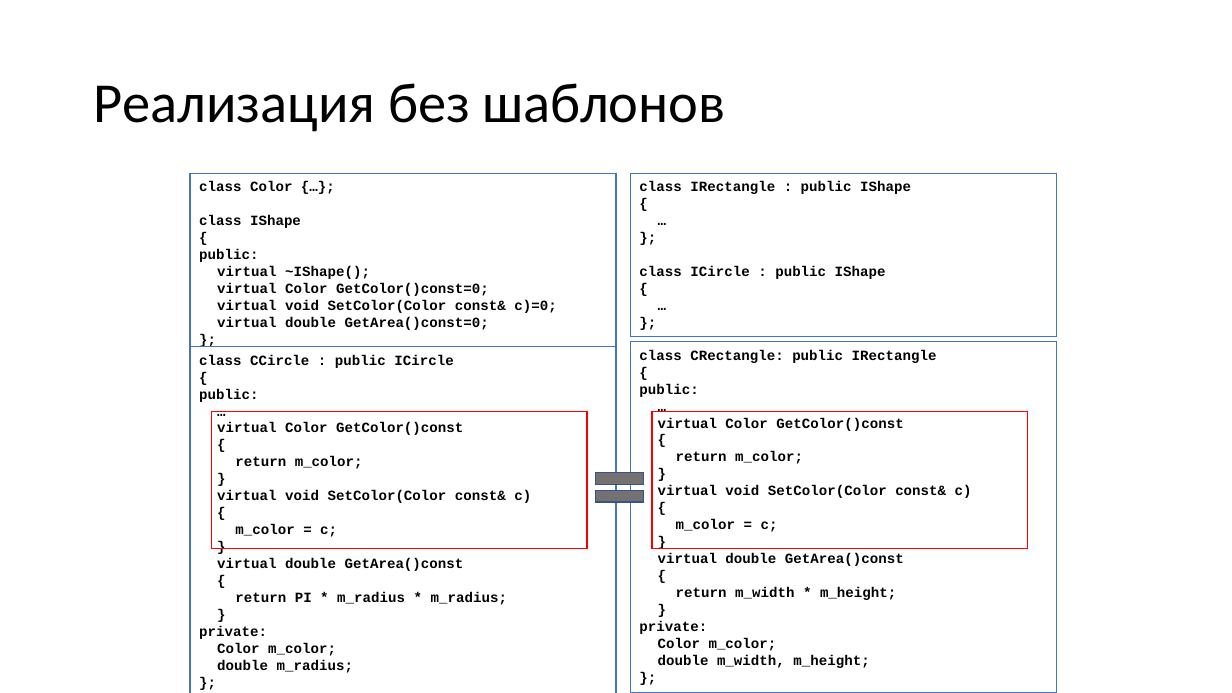
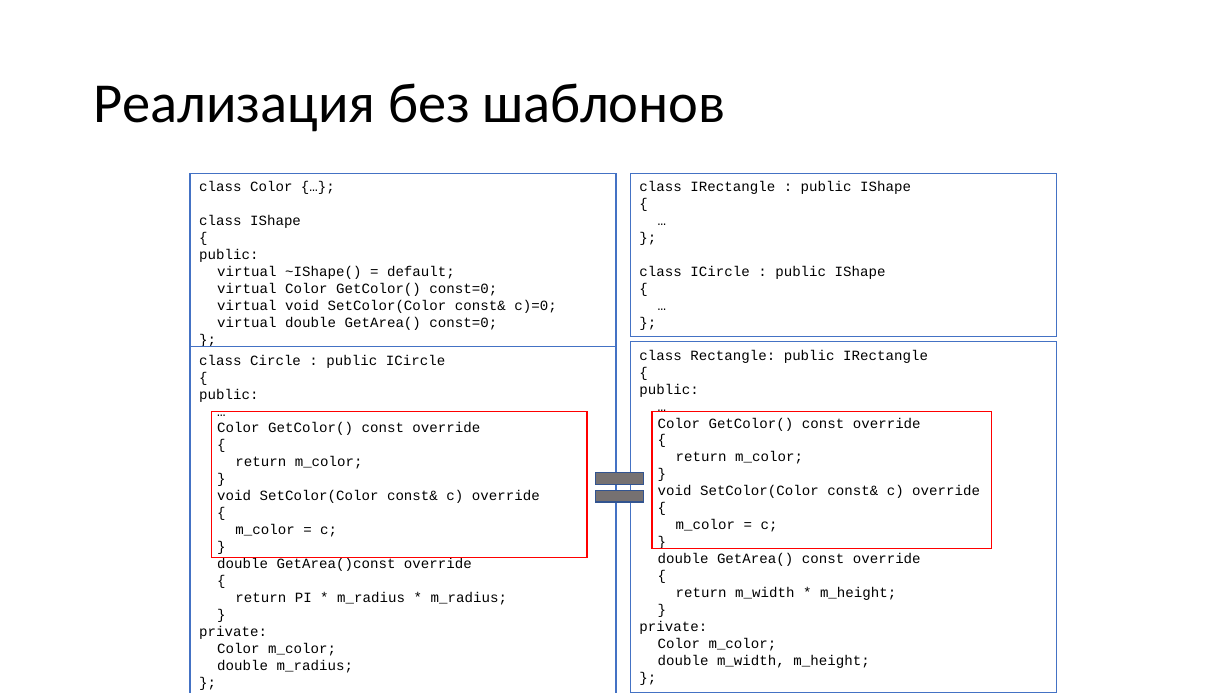
Before and after one commit to alexey-malov/oop, a slide deck: slide 58 of lectures/06/Обобщенное программирование, шаблоны.pptx (slide 57 before the commit). Drawn at 1232x693 pixels with LibreOffice and Linux fonts; fonts in the diff are those of the drawing. Boxes give left, top, right and bottom in pixels: in the first picture for what was removed or moved away, otherwise in the second. Text is boxed around its words. In the diff, an @@ line names an element or a change of style, - is before the commit and + after.

```diff
--- a/lectures/06/Обобщенное программирование, шаблоны.pptx
+++ b/lectures/06/Обобщенное программирование, шаблоны.pptx
@@ rectangle "class IRectangle : public IShape" at (630,173,1056,336): bold off @@
@@ text in rectangle at (199,181,556,313): bold off in "class Color {…};", "class IShape", "{", "public:" and 2 more places @@
@@ text in rectangle at (217,266,497,296): text changed; bold off @@
-virtual ~IShape();
-virtual Color GetColor()const=0;
+virtual ~IShape() = default;
+virtual Color GetColor() const=0;
@@ text in rectangle at (217,317,497,330): text changed; bold off @@
-virtual double GetArea()const=0;
+virtual double GetArea() const=0;
@@ text in rectangle at (199,354,445,368): text changed; bold off @@
-class CCircle : public ICircle
+class Circle : public ICircle
@@ text in rectangle at (639,349,928,363): text changed; bold off @@
-class CRectangle: public IRectangle
+class Rectangle: public IRectangle
@@ text in rectangle at (199,388,507,673): bold off in "{", "public:", "…", "{" and 12 more places @@
@@ text in rectangle at (639,383,896,668): bold off in "{", "public:", "…", "{" and 12 more places @@
@@ rectangle: place and size @@
-rectangle at (212,411,587,548)
+rectangle at (212,411,587,557)
@@ rectangle: place and size @@
-rectangle at (653,411,1028,548)
+rectangle at (653,411,992,548)
@@ text in rectangle at (658,417,921,431): text changed; bold off @@
-virtual Color GetColor()const
+Color GetColor() const override
@@ text in rectangle at (217,422,480,435): text changed; bold off @@
-virtual Color GetColor()const
+Color GetColor() const override
@@ text in rectangle at (217,490,540,503): text changed; bold off @@
-virtual void SetColor(Color const& c)
+void SetColor(Color const& c) override
@@ text in rectangle at (658,485,980,498): text changed; bold off @@
-virtual void SetColor(Color const& c)
+void SetColor(Color const& c) override
@@ text in rectangle at (217,558,472,571): text changed; bold off @@
-virtual double GetArea()const
+double GetArea()const override
@@ text in rectangle at (658,553,921,566): text changed; bold off @@
-virtual double GetArea()const
+double GetArea() const override
```
Also in this commit, not shown: 15 other slides changed, 5 slides added, 4 slides removed, 6 other files.
